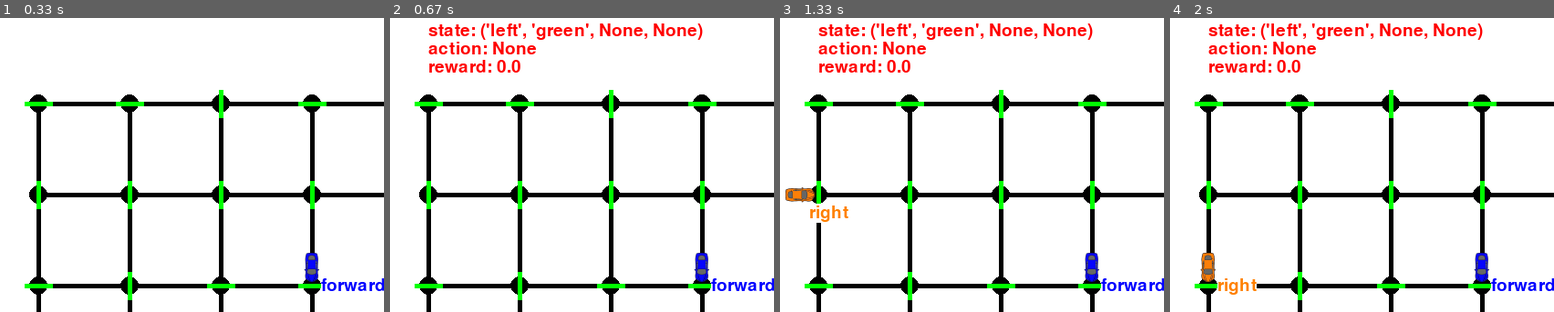
Above: before the commit, frames 1-4 (left to right).
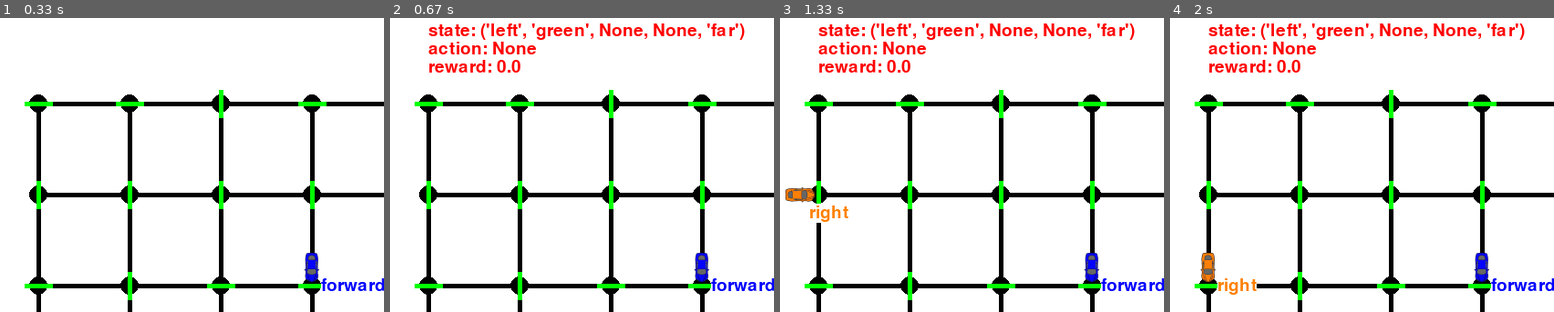
Above: after the commit, the same moments.

Repository: Fujiki-Nakamura/MLND
Game: pygame game, started from smartcab/smartcab/agent.py
Same seed, same stepped clock (60 frames per second), same inputs: the game is played once before the commit and once after it. The source is Python 2; it was converted automatically to run under Python 3.
Inputs:
- Up to frame 1 (0.33 s): no input
- Up to frame 2 (0.67 s): no input
- Up to frame 3 (1.33 s): no input
- Up to frame 4 (2 s): no input
The pictures show only the part of the screen within x 0-50%, y 0-50%; the shares and areas given below are measured in that part.

Frame 1 is identical in both runs. In frame 2, 0.2% of the frame differs, in the area x 80-93%, y 1-8%; in frame 3, 0.2%; in frame 4, 0.2%.

Commit message:
Consider the deadline variable

Diff:
--- a/smartcab/smartcab/agent.py
+++ b/smartcab/smartcab/agent.py
@@ -29,18 +29,21 @@
         # TODO: Prepare for a new trip; reset any variables here, if required
         self.cumulative_reward = 0
         n_success_list.append(self.n_success)
+        self.deadline_for_each_trial = self.env.get_deadline(self)
 
     def update(self, t):
         # Gather inputs
         self.next_waypoint = self.planner.next_waypoint()  # from route planner, also displayed by simulator
         inputs = self.env.sense(self)
         deadline = self.env.get_deadline(self)
+        deadline_state = 'near' if deadline < 0.5 * self.deadline_for_each_trial else 'far'
 
         # TODO: Update state
         self.state = self.update_state(self.next_waypoint,
                                        inputs['light'],
                                        inputs['oncoming'],
-                                       inputs['left'])
+                                       inputs['left'],
+                                       deadline_state)
 
         # TODO: Select action according to your policy
         if random.random() < self.epsilon:  # explore
@@ -69,17 +72,20 @@
         # next state
         next_waypoint_prime = self.planner.next_waypoint()
         inputs_prime = self.env.sense(self)
+        deadline_prime = self.env.get_deadline(self)
+        deadline_state_prime = 'near' if deadline_prime < 0.5 * self.deadline_for_each_trial else 'far'
         state_prime = self.update_state(next_waypoint_prime,
                                         inputs_prime['light'],
                                         inputs_prime['oncoming'],
-                                        inputs_prime['left'])
+                                        inputs_prime['left'],
+                                        deadline_state_prime)
 
         # TODO: Learn policy based on state, action, reward
         action_prime_values = self.Q_table[state_prime].values() if self.Q_table[state_prime].values() else [0]
         self.Q_table[self.state][action] = (1 - self.alpha) * self.Q_table[self.state].get(action, 0) \
                                          + self.alpha * (reward + self.gamma * max(action_prime_values))
 
-        print "LearningAgent.update(): deadline = {}, inputs = {}, action = {}, reward = {}, cumulative_reward = {}".format(deadline, inputs, action, reward, self.cumulative_reward)  # [debug]
+        print "LearningAgent.update(): deadline = {}, deadline_state = {}, inputs = {}, action = {}, reward = {}, cumulative_reward = {}".format(deadline, deadline_state, inputs, action, reward, self.cumulative_reward)  # [debug]
         # print self.Q_table # [debug]
         # print self.state # [debug]
         # print state_prime # [debug]
